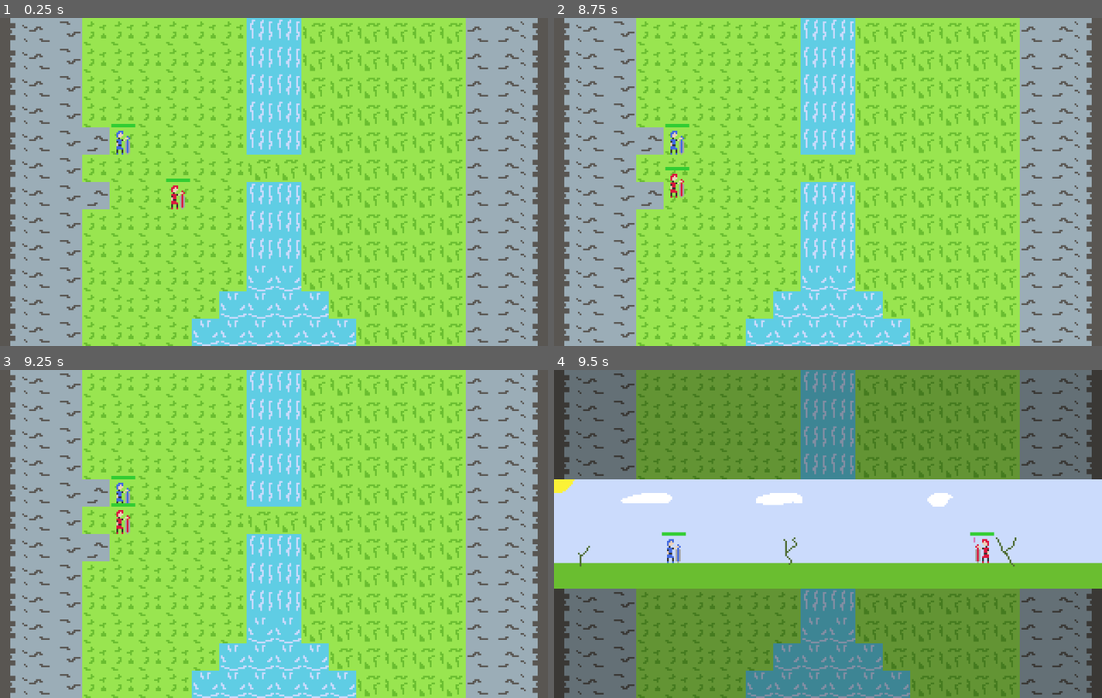
Above: before the commit, frames 1-4 (two rows, left to right).
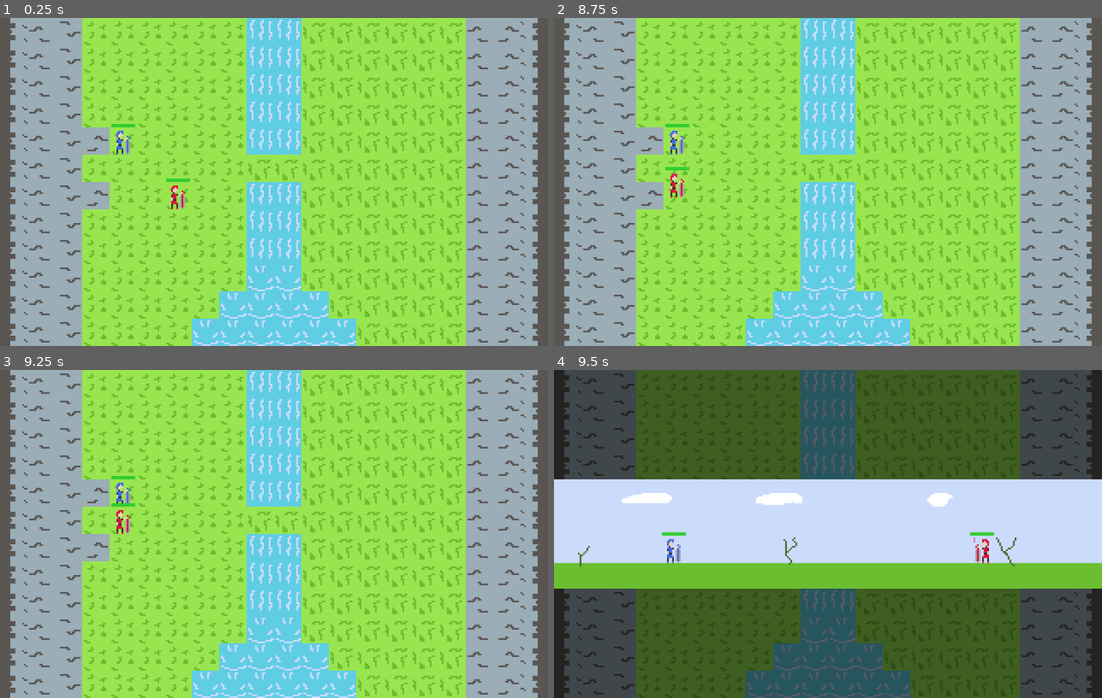
Above: after the commit, the same moments.

Repository: gui-stefanini/basictrpg
Game: Godot game, scene res://Scenes/InGame/game_manager.tscn
Two runs of this game, one before a commit and one after it. Both use one fixed random seed, a clock stepped at 60 frames per second and the inputs below. This scene is started directly instead of the project's main scene.
Inputs (mouse positions are in pixels of both pictures, inside the frame that each line leads up to):
- Up to frame 1 (0.25 s): no input
- Up to frame 2 (8.75 s): tap Enter at 0.5, 2, 3.5 s; move the mouse to (948, 165) at 0.52 s; click (948, 165) at 0.67 s; tap Space at 1.25, 2.75, 4.25 s; move the mouse to (718, 198) at 1.27 s; click (718, 198) at 1.42 s; move the mouse to (882, 109) at 2.02 s; click (882, 109) at 2.17 s; move the mouse to (800, 247) at 2.77 s; click (800, 247) at 2.92 s; move the mouse to (992, 231) at 3.52 s; click (992, 231) at 3.67 s; move the mouse to (663, 132) at 4.27 s; click (663, 132) at 4.42 s; click "Move" at 5 s; move the mouse to (855, 182) at 5.77 s; click (855, 182) at 5.92 s; click "Attack" at 6.5 s; move the mouse to (745, 100) at 7.27 s; click (745, 100) at 7.42 s; click "Defend" at 8 s
- Up to frame 3 (9.25 s): move the mouse to (394, 517) at 8.77 s; click (394, 517) at 8.92 s
- Up to frame 4 (9.5 s): no input

Frames 1-3 are identical in both runs. In frame 4, 63% of the frame differs, in the area x 0-99%, y 0-100%.

Commit message:
Ver(Pre:0.1.20.1)
Animation Movement
Animation Flash
Mirror Enemy Animation

Diff:
--- a/Scenes/InGame/combat_screen.tscn
+++ b/Scenes/InGame/combat_screen.tscn
@@ -15,7 +15,7 @@
 anchor_bottom = 1.0
 grow_horizontal = 2
 grow_vertical = 2
-color = Color(0, 0, 0, 0.352941)
+color = Color(0, 0, 0, 0.588235)
 
 [node name="Background" type="TextureRect" parent="."]
 anchors_preset = 14
--- a/Scripts/GameScripts/combat_screen.gd
+++ b/Scripts/GameScripts/combat_screen.gd
@@ -104,6 +104,9 @@
 ##############################################################
 
 func _on_attacker_hit():
+	var tween = create_tween()
+	Background.modulate = Color(3, 2, 2, 1)
+	tween.tween_property(Background, "modulate", Color(1, 1, 1, 1), 0.2)
 
 	animation_hit.emit()
 
Binary file changed: Assets/Art/Backgrounds/TestBackground.png
